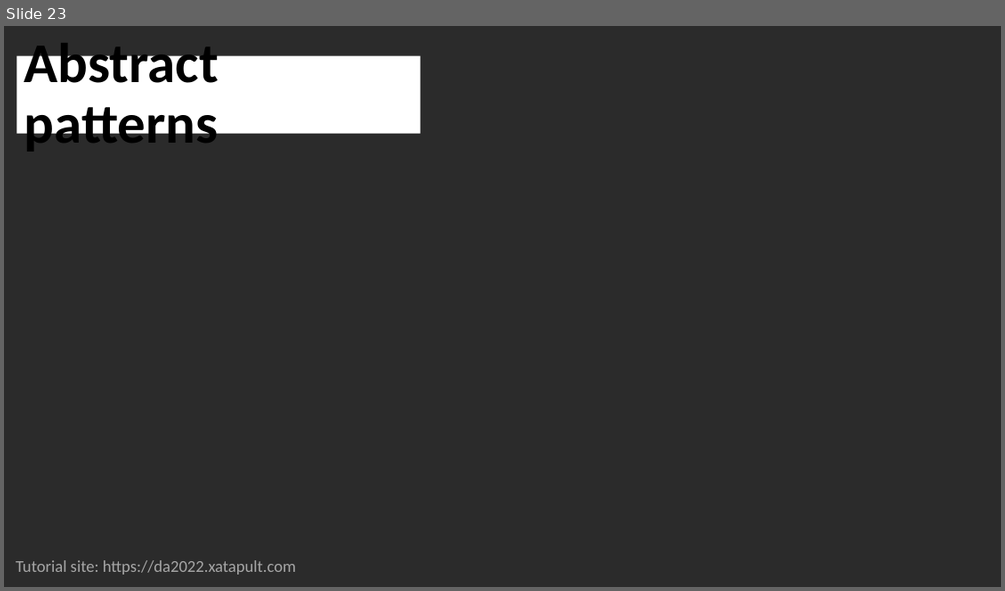
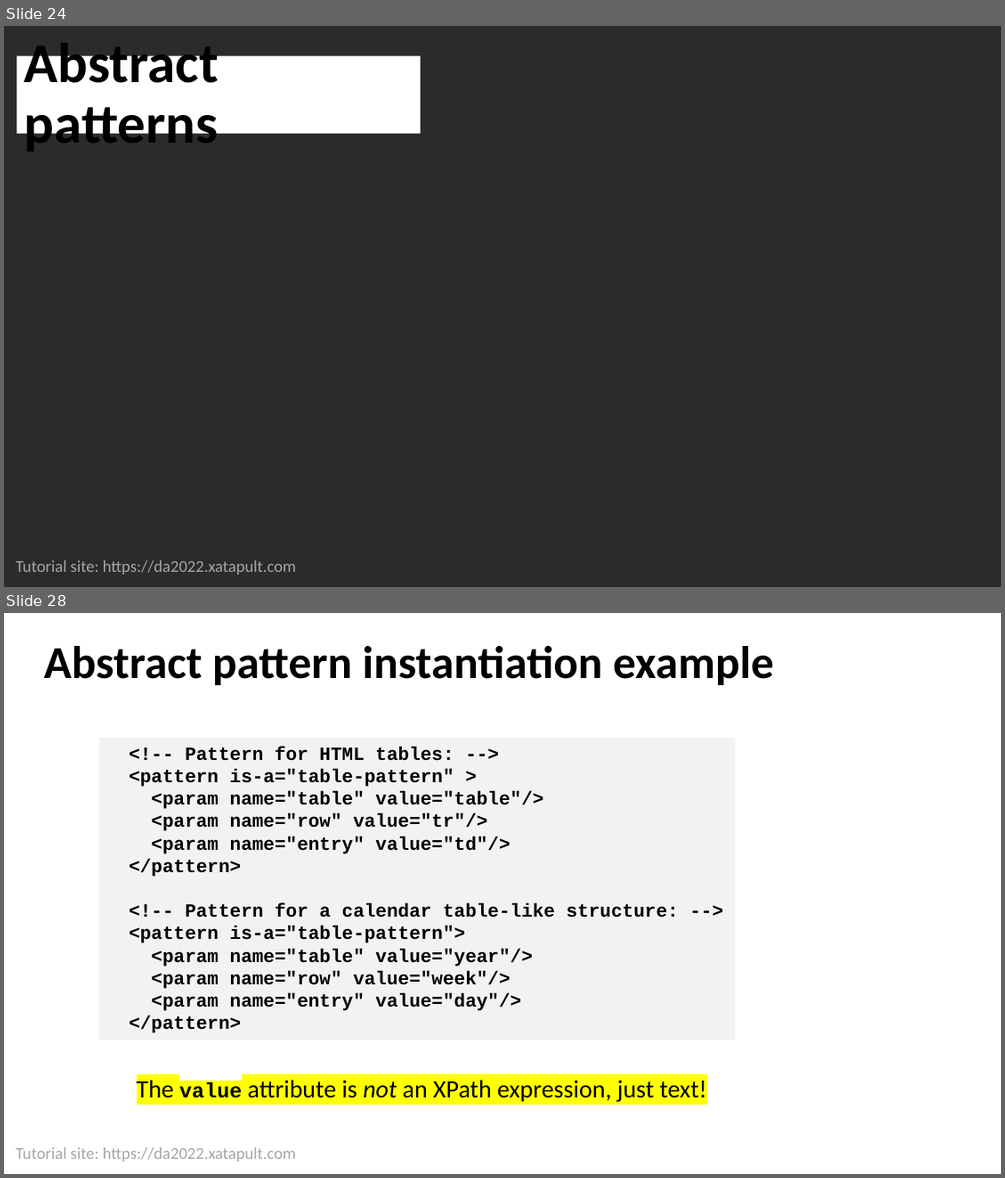
Before and after one commit to xatapult/da-2022-schematron, a slide deck: presentation/Schematron Tutorial DA 2022.pptx. Shown one above the other, each under a label of ours: slide 23 before the commit, slides 24 and 28 after it; the slides between them are not shown. The pictures are 1005x591 and 1005x1178 pixels, drawn with LibreOffice and Linux fonts; fonts in the diff are those of the drawing; background and template pictures are left out; a plain dark background stands for a picture behind light text. Boxes give left, top, right and bottom in pixels: in the first picture for what was removed or moved away, otherwise in the second. Text is boxed around its words. In the diff, an @@ line names an element or a change of style, - is before the commit and + after.

```diff
--- a/presentation/Schematron Tutorial DA 2022.pptx
+++ b/presentation/Schematron Tutorial DA 2022.pptx
@@ slide 28 added at bbox=[4, 613, 1001, 1174], background #FFFFFF; not listed: 1 template element that a slide beside it also shows @@
@@ title added at bbox=[44, 646, 774, 685], 44 pt, text #000000, bold @@
+Abstract pattern instantiation example
@@ rectangle added at bbox=[99, 738, 736, 1040], fill #F2F2F2, 18 pt, text #000000, bold @@
+<!-- Pattern for HTML tables: -->
+<pattern is-a="table-pattern" >
+<param name="table" value="table"/>
+<param name="row" value="tr"/>
+<param name="entry" value="td"/>
+</pattern>
+<!-- Pattern for a calendar table-like structure: -->
+<pattern is-a="table-pattern">
+<param name="table" value="year"/>
+<param name="row" value="week"/>
+<param name="entry" value="day"/>
+</pattern>
@@ text added at bbox=[137, 1079, 707, 1102], 24 pt, text #000000 @@
+The value attribute is not an XPath expression, just text!
@@ what was slide 23 is now slide 24 @@
```
Also in this commit, not shown: 6 slides changed, 4 other slides added, 22 other files.
